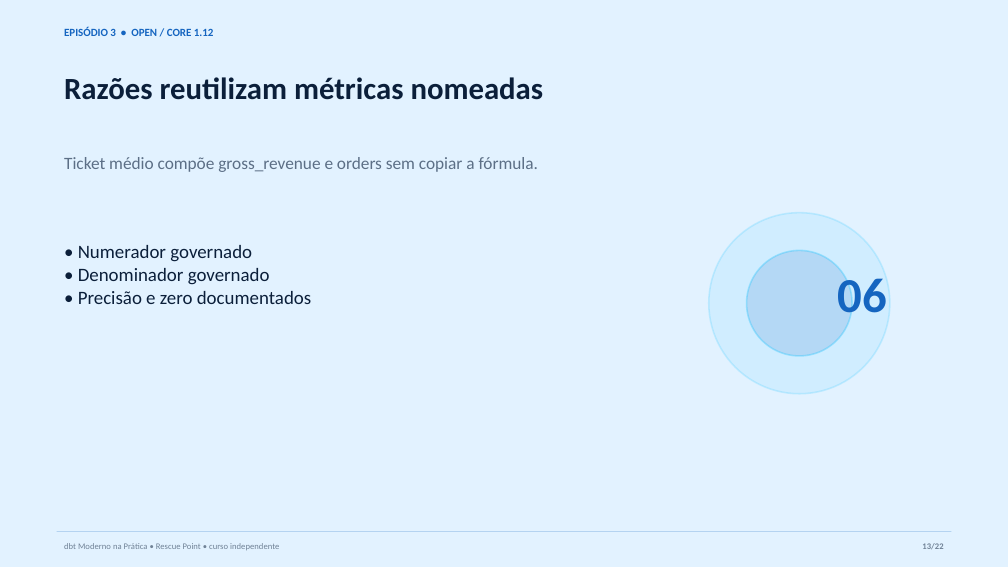
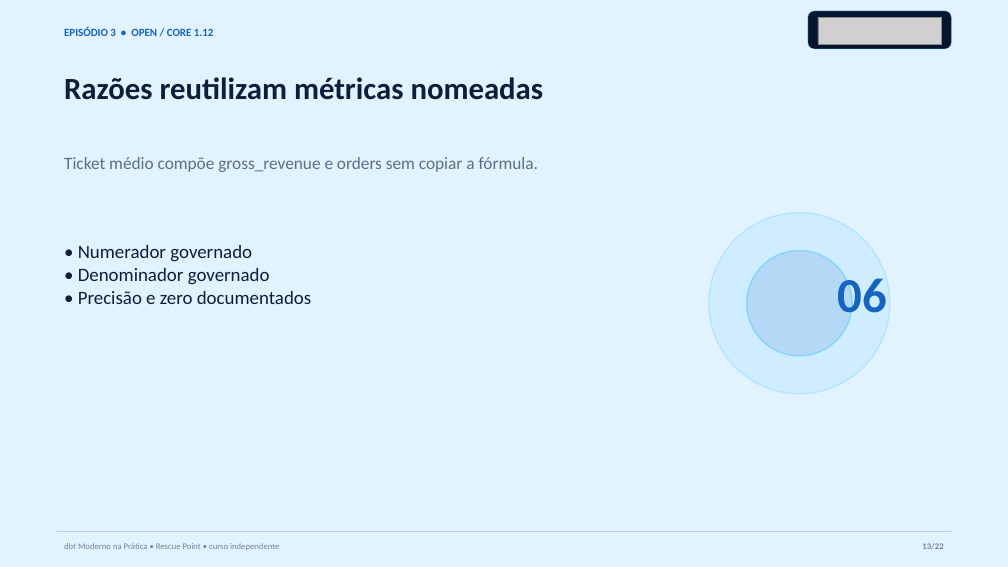
Before and after one commit to AnselmoBorges/dbt-moderno-na-pratica, a slide deck: slide 13 of assets/decks/episodio-03-metricflow-local.pptx. Drawn at 1008x567 pixels with LibreOffice and Linux fonts; fonts in the diff are those of the drawing; grey boxes stand for pictures. Boxes give left, top, right and bottom in pixels: in the first picture for what was removed or moved away, otherwise in the second. Text is boxed around its words. In the diff, an @@ line names an element or a change of style, - is before the commit and + after.

```diff
--- a/assets/decks/episodio-03-metricflow-local.pptx
+++ b/assets/decks/episodio-03-metricflow-local.pptx
@@ rounded rectangle added at box(808, 11, 952, 49), fill #06142E, outline #1EC5FF 0.75 pt @@
@@ picture added at box(818, 17, 941, 44) @@
```
Also in this commit, not shown: 21 other slides changed, 32 other files.
